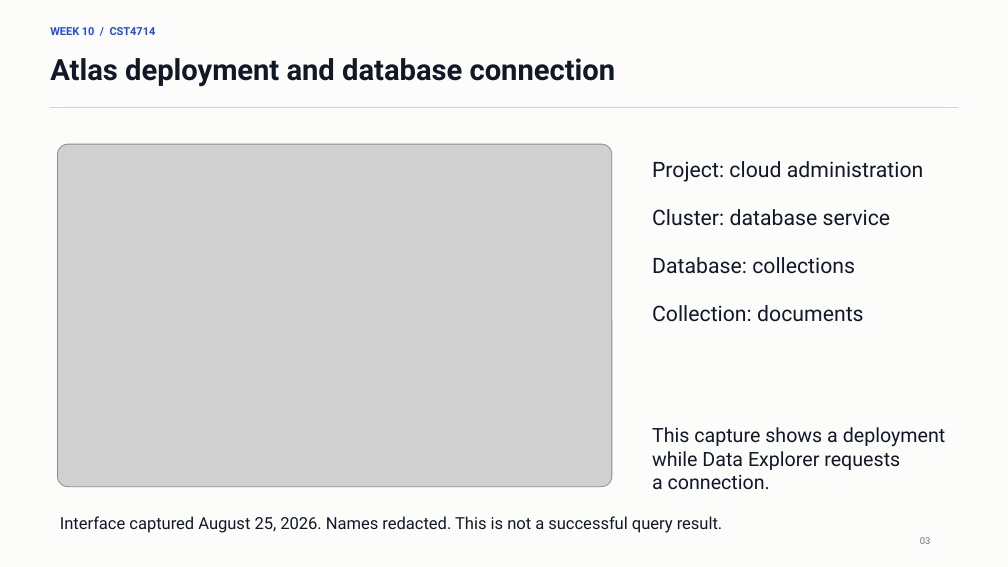
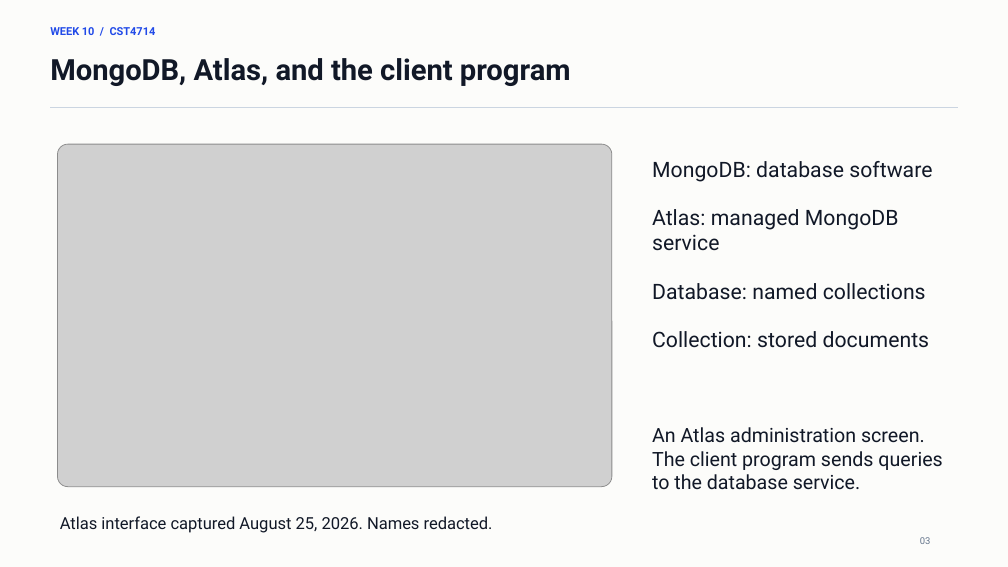
Before and after one commit to lolusername/CST4714_DB_admin, a slide deck: slide 3 of week_10/week_10_mql_document_modeling.pptx. Drawn at 1008x567 pixels with LibreOffice and Linux fonts; fonts in the diff are those of the drawing; grey boxes stand for pictures. Boxes give left, top, right and bottom in pixels: in the first picture for what was removed or moved away, otherwise in the second. Text is boxed around its words. In the diff, an @@ line names an element or a change of style, - is before the commit and + after.

```diff
--- a/week_10/week_10_mql_document_modeling.pptx
+++ b/week_10/week_10_mql_document_modeling.pptx
@@ text at (50, 58, 571, 86): text changed @@
-Atlas deployment and database connection
+MongoDB, Atlas, and the client program
@@ text at (652, 161, 932, 348): text changed @@
-Project: cloud administration
-Cluster: database service
-Database: collections
-Collection: documents
+MongoDB: database software
+Atlas: managed MongoDB service
+Database: named collections
+Collection: stored documents
@@ text at (652, 427, 942, 490): text changed @@
-This capture shows a deployment
-while Data Explorer requests
-a connection.
+An Atlas administration screen.
+The client program sends queries
+to the database service.
@@ text at (60, 516, 493, 533): text changed @@
-Interface captured August 25, 2026. Names redacted. This is not a successful query result.
+Atlas interface captured August 25, 2026. Names redacted.
```
Also in this commit, not shown: 27 other slides changed, 4 other files.
